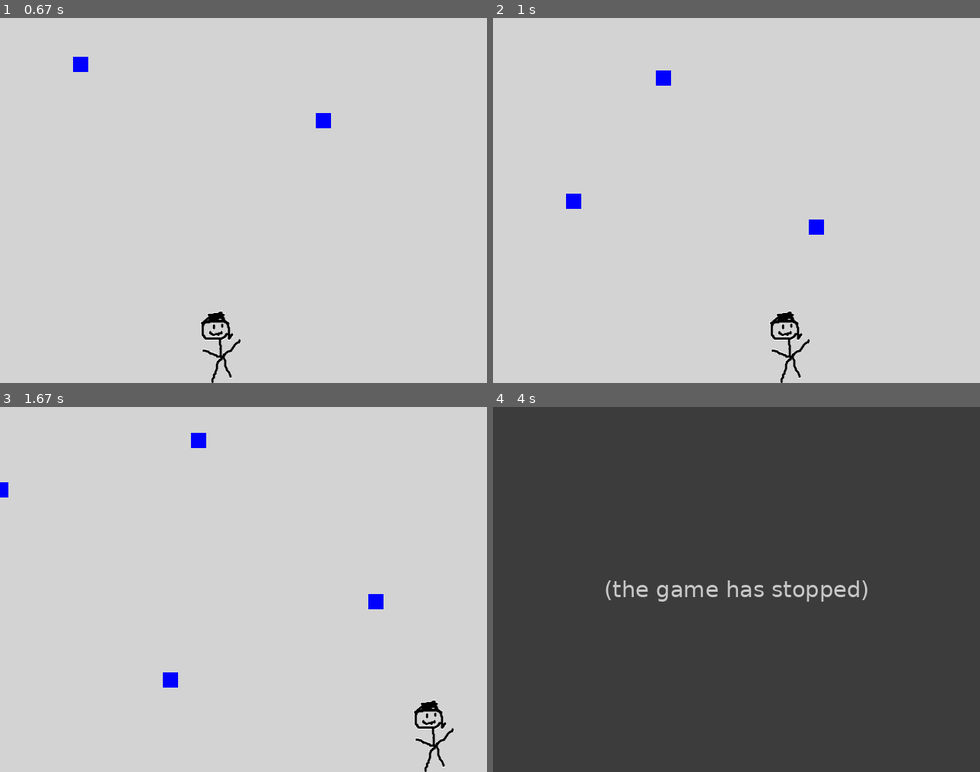
Above: before the commit, frames 1-4 (two rows, left to right).
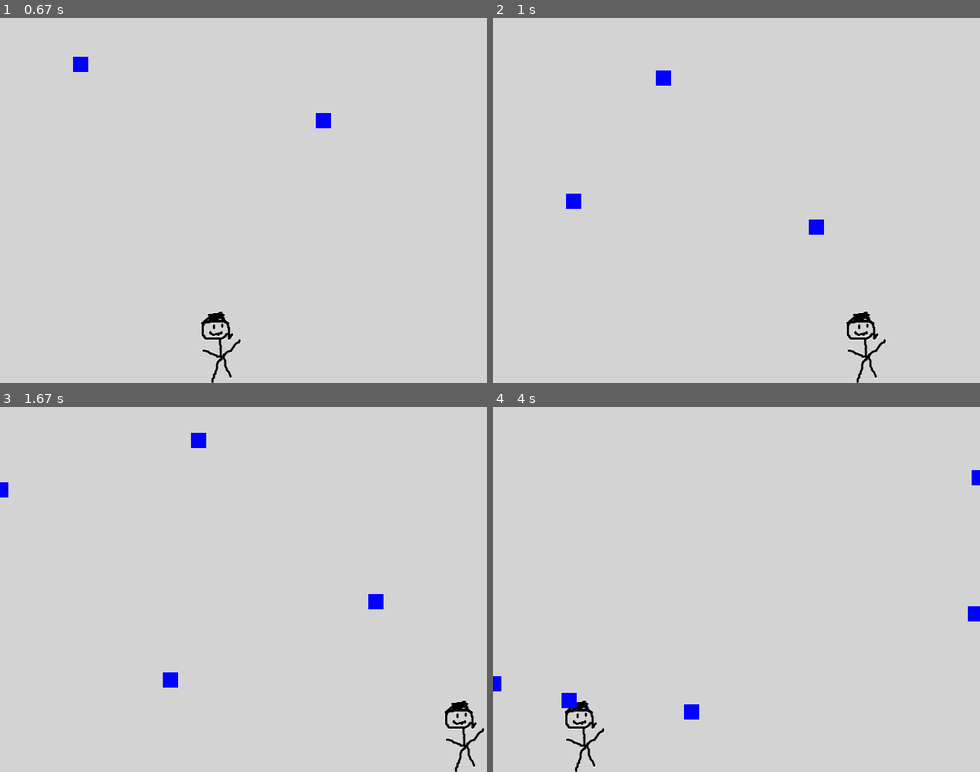
Above: after the commit, the same moments.

Repository: EnragedBread/how_to_pygame
Game: pygame game, started from main.py
Two runs of this game, one before a commit and one after it. Both use one fixed random seed, a clock stepped at 60 frames per second and the inputs below.
Inputs:
- Up to frame 1 (0.67 s): tap Space at 0.33 s
- Up to frame 2 (1 s): hold D from 0.67 s (still down)
- Up to frame 3 (1.67 s): release D at 1.13 s; hold D 1.17-1.63 s
- Up to frame 4 (4 s): hold A 1.67-2.2 s; hold A 2.23-2.63 s

Frame 1 is identical in both runs. In frame 2, 0.9% of the frame differs, in the area x 56-81%, y 80-100%; in frame 3, 0.9%; in frame 4, 99%, in the area x 0-100%, y 0-100%.
Before the commit the program exited at 3.97 s; later frames show no game.

Commit message:
add player jumping

Diff:
--- a/main.py
+++ b/main.py
@@ -2,7 +2,7 @@
 import time
 
 import pygame
-from pygame.locals import K_ESCAPE, KEYDOWN, QUIT, K_w, K_s, K_a, K_d, RLEACCEL
+from pygame.locals import K_ESCAPE, KEYDOWN, QUIT, K_w, K_s, K_a, K_d, K_SPACE, RLEACCEL
 
 SCREEN_WIDTH = 640
 SCREEN_HEIGHT = 480
@@ -42,43 +42,56 @@
         super().__init__()
         self.surf = pygame.image.load('player_1.png').convert()
         self.surf.set_colorkey(pygame.Color('white'), RLEACCEL)
-        print(f"color key = {self.surf.get_colorkey()}")
-        #use for custom no transparent background image
-        #self.surf = pygame.image.load('yourimagehere.png').convert()
         self.rect = self.surf.get_rect(
             center = (
                 (SCREEN_WIDTH - self.surf.get_width()) // 2,
                 SCREEN_HEIGHT - (self.surf.get_height() // 2)
             )
         )
-        self.speed = 5
+        self.speed_x = 0
+        self.speed_y = 0
+        self.jumping = False
+        self.gravity = 5
         self.hitbox = pygame.Rect(self.rect.x + 10, self.rect.y + 10, self.rect.width - 20, self.rect.height -  20)
 
     def render(self, screen):
         screen.blit(self.surf, self.rect)
         #pygame.draw.rect(screen, pygame.Color('yellow'), self.hitbox, 2)
 
-    def handle_event(self, event):
-        pass
+    def handle_keys(self, keys):
+        #if keys[K_w]:
+            #self.rect.move_ip(0, -self.speed)
+        #elif keys[K_s]:
+            #self.rect.move_ip(0, self.speed)
+        if not self.jumping:
+            if keys[K_a]:
+                self.speed_x = -10
+            elif keys[K_d]:
+                self.speed_x = 10
+            elif keys[K_SPACE]:
+                self.jumping = True
+                self.speed_y = -50
+            else:
+                self.speed_x = 0
 
-    def update(self, keys):
-        if keys[K_w]:
-            self.rect.move_ip(0, -self.speed)
-        elif keys[K_s]:
-            self.rect.move_ip(0, self.speed)
-        elif keys[K_a]:
-            self.rect.move_ip(-self.speed, 0)
-        elif keys[K_d]:
-            self.rect.move_ip(self.speed, 0)
+        if self.jumping:
+            self.speed_y += self.gravity
 
-        if self.rect.left < 0:
+    def update(self):
+        self.rect.move_ip(self.speed_x, self.speed_y)
+
+        if self.rect.left <= 0:
             self.rect.left = 0
-        elif self.rect.right > SCREEN_WIDTH:
+            self.speed_x = 0
+        if self.rect.right >= SCREEN_WIDTH:
             self.rect.right = SCREEN_WIDTH
-        elif self.rect.top < 0:
+            self.speed_x = 0
+        if self.rect.top <= 0:
             self.rect.top = 0
-        elif self.rect.bottom > SCREEN_HEIGHT:
+        if self.rect.bottom >= SCREEN_HEIGHT:
             self.rect.bottom = SCREEN_HEIGHT
+            self.jumping = False
+            self.speed_y = 0
 
         self.hitbox = pygame.Rect(self.rect.x + 10, self.rect.y + 10, self.rect.width - 20, self.rect.height -  20)
 
@@ -108,7 +121,8 @@
             all_sprites.add(new_enemy)
     pressed_keys = pygame.key.get_pressed()
 
-    player.update(pressed_keys)
+    player.handle_keys(pressed_keys)
+    player.update()
     enemies.update()
 
     screen.fill(pygame.Color('lightgrey'))
